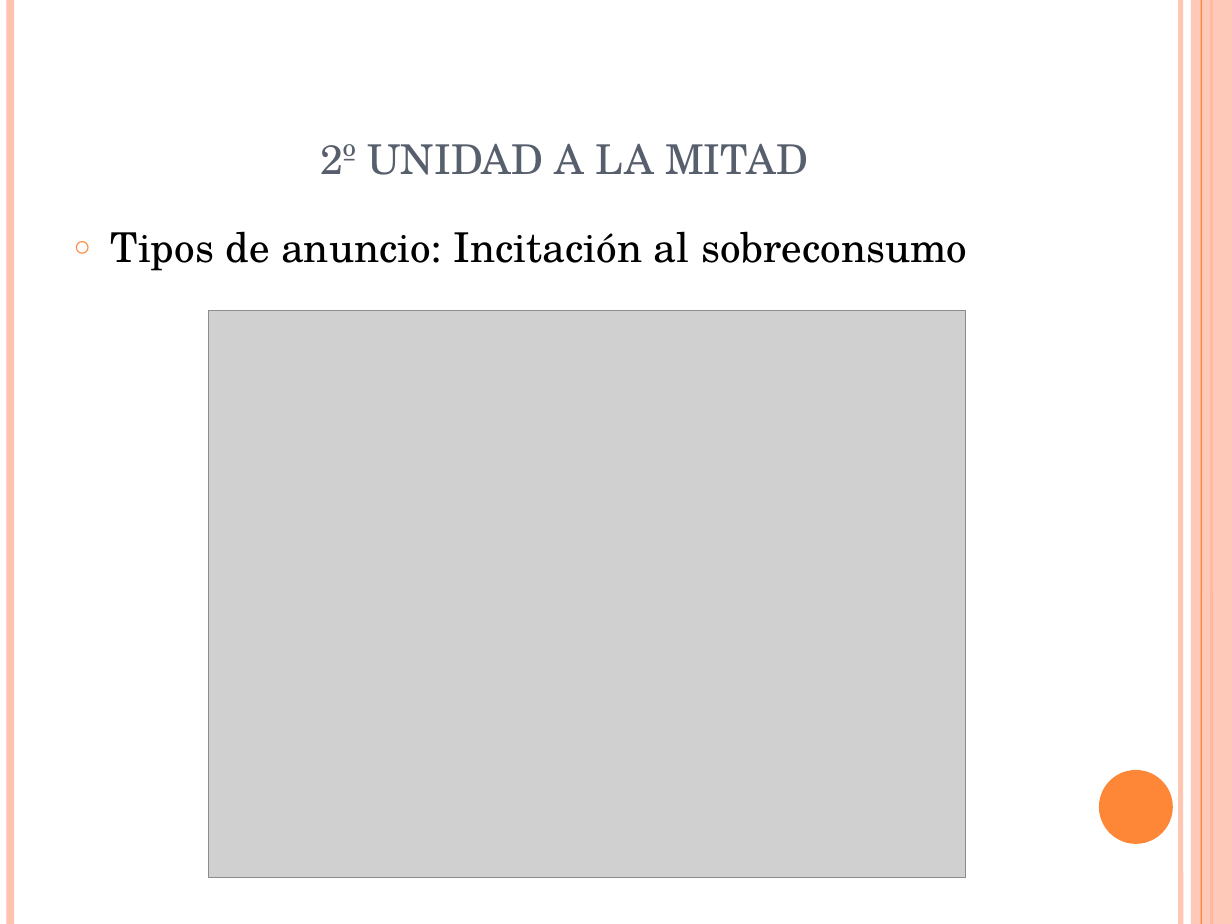
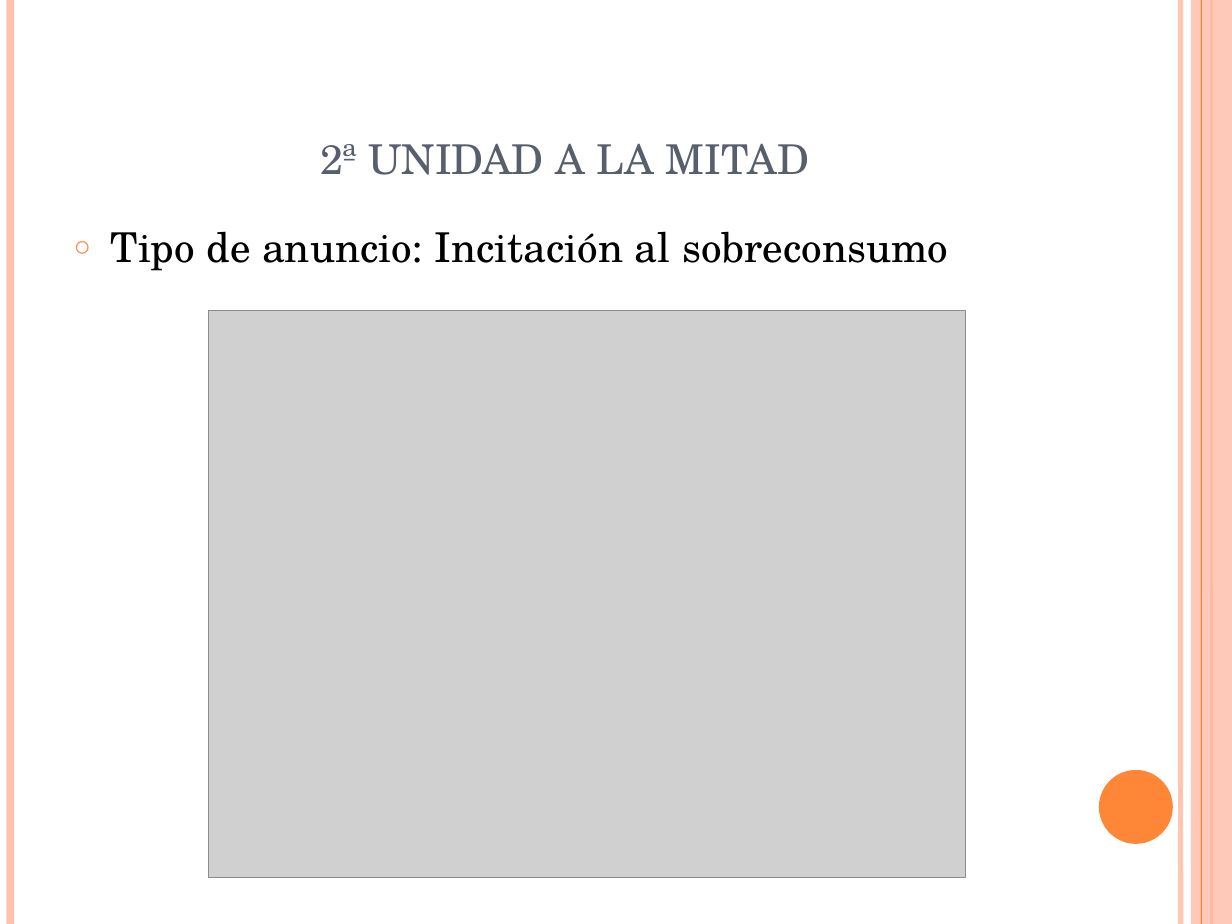
Before and after one commit to Sulley38/ProyectoEDA, a slide deck: slide 6 of docs/TIPOS DE ANUNCIOS.pptm. Drawn at 1232x924 pixels with LibreOffice and Linux fonts; fonts in the diff are those of the drawing; grey boxes stand for pictures. Boxes give left, top, right and bottom in pixels: in the first picture for what was removed or moved away, otherwise in the second. Text is boxed around its words. In the diff, an @@ line names an element or a change of style, - is before the commit and + after.

Commit message:
Anuncios EAE

```diff
--- a/docs/TIPOS DE ANUNCIOS.pptm
+++ b/docs/TIPOS DE ANUNCIOS.pptm
@@ title at bbox=[320, 144, 809, 175]: text changed @@
-2º unidad a la mitad
+2ª unidad a la mitad
@@ text at bbox=[111, 231, 948, 271]: text changed @@
-○ Tipos de anuncio: Incitación al sobreconsumo
+○ Tipo de anuncio: Incitación al sobreconsumo
```
Also in this commit, not shown: 7 other slides changed, 2 slides added, 1 slide removed, 2 other files.
